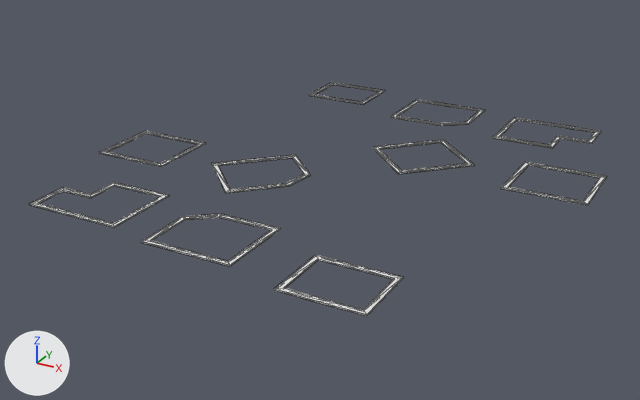
The OBJ model lobo-infinity-portal/public/assets/maps/old-quarter-20261031-r1/urban-pavements.obj as it was, and as the next commit left it.
Before and after are seen from a 50 mm lens placed at (34.5, -67.3, 29.6), pointed at (-1.3, -2.2, -2.9). Lighting does not change. The marker at lower left points along +X, +Y and +Z. The picture after the commit comes second. Mesh edges are drawn as thin lines. Materials are left out; every surface is plain grey. Where no turn or scale is listed for an object, it has been applied to the vertices.

Objects in the first picture: 'urban-pavements'.
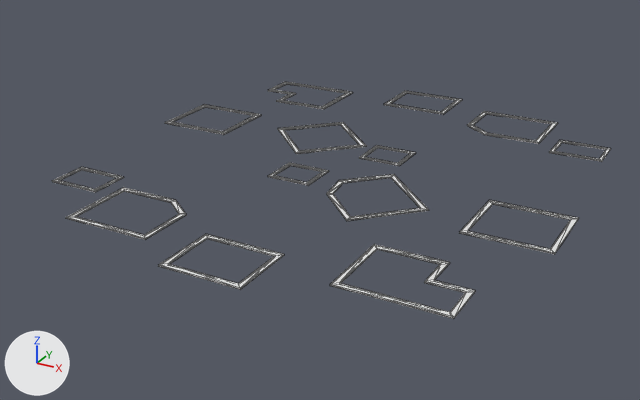
The change, as JSON lines over the scene's bpy script:
```json
{"block": "me_urban_pavements", "where": "# used by ob_urban_pavements; location = (0.0, 0.0, 0.0)"}
{"op": "remove", "block": "me_urban_pavements", "code": "me_urban_pavements.from_pydata(...)  # 606 vertices, 794 faces; spans x -21.7..21.7, y -22.9..22.9, z 0.0..0.1"}
{"op": "add", "block": "me_urban_pavements", "code": "me_urban_pavements.from_pydata(...)  # 758 vertices, 1010 faces; spans x -21.7..21.7, y -23.9..23.9, z 0.0..0.1"}
{"block": "me_urban_pavements", "change": "me_urban_pavements part 1: the loose piece of 68 vertices spanning x 9.5..18.5, y 13.5..20.5, z 0.0..0.1 is mirrored in x about the mesh origin"}
{"block": "me_urban_pavements", "change": "me_urban_pavements part 2: the loose piece of 60 vertices spanning x -21.7..-14.3, y -8.5..-1.5, z 0.0..0.1 is moved by (0.0, 10.0, 0.0)"}
{"block": "me_urban_pavements", "change": "me_urban_pavements part 3: the loose piece of 62 vertices spanning x -2.0..6.0, y 14.5..21.5, z 0.0..0.1 is mirrored in x about its middle, then moved by (8.0, -0.5, 0.0)"}
{"block": "me_urban_pavements", "change": "me_urban_pavements part 4: the loose piece of 52 vertices spanning x 6.5..13.5, y -22.9..-17.1, z 0.0..0.1 is moved by (-11.0, 41.0, 0.0)"}
{"block": "me_urban_pavements", "change": "me_urban_pavements part 5: the loose piece of 68 vertices spanning x -18.5..-9.5, y -20.5..-13.5, z 0.0..0.1 is mirrored in x about the mesh origin"}
{"block": "me_urban_pavements", "change": "me_urban_pavements part 6: the loose piece of 60 vertices spanning x 14.3..21.7, y 1.5..8.5, z 0.0..0.1 is moved by (0.0, -10.0, 0.0)"}
{"block": "me_urban_pavements", "change": "me_urban_pavements part 7: the loose piece of 62 vertices spanning x -6.0..2.0, y -21.5..-14.5, z 0.0..0.1 is mirrored in x about its middle, then moved by (-8.0, 0.5, 0.0)"}
{"block": "me_urban_pavements", "change": "me_urban_pavements part 8: the loose piece of 52 vertices spanning x -13.5..-6.5, y 17.1..22.9, z 0.0..0.1 is moved by (11.0, -41.0, 0.0)"}
{"block": "me_urban_pavements", "change": "me_urban_pavements part 9: the loose piece of 62 vertices spanning x -10.7..-1.4, y -10.7..-0.1, z 0.0..0.1 is mirrored in x about the mesh origin"}
{"block": "me_urban_pavements", "change": "me_urban_pavements part 10: the loose piece of 60 vertices spanning x 0.3..10.5, y 0.3..10.5, z 0.0..0.1 is mirrored in x about the mesh origin"}
{"block": "me_urban_pavements", "change": "me_urban_pavements part 11: a new loose piece of 40 vertices spanning x 15.6..20.5, y 12.1..15.9, z 0.0..0.1"}
{"block": "me_urban_pavements", "change": "me_urban_pavements part 12: a new loose piece of 40 vertices spanning x -20.5..-15.6, y -15.9..-12.1, z 0.0..0.1"}
{"block": "me_urban_pavements", "change": "me_urban_pavements part 13: a new loose piece of 36 vertices spanning x 0.4..4.6, y 2.2..5.8, z 0.0..0.1"}
{"block": "me_urban_pavements", "change": "me_urban_pavements part 14: a new loose piece of 36 vertices spanning x -4.6..-0.4, y -5.8..-2.2, z 0.0..0.1"}
```

Pixel boxes [x1, y1, x2, y2] of what changed, in the pictures (640 x 400 px; the box of a moved part takes in the faces that stretch with it):
```json
{"object": "urban-pavements", "change": "reshaped", "before": [29, 82, 607, 316], "after": [52, 82, 611, 319]}
{"part": 1, "of": "me_urban_pavements", "change": "moved or reshaped", "before": [493, 117, 601, 148], "after": [268, 82, 353, 109]}
{"part": 2, "of": "me_urban_pavements", "change": "moved or reshaped", "before": [99, 131, 206, 167], "after": [165, 104, 261, 135]}
{"part": 3, "of": "me_urban_pavements", "change": "moved or reshaped", "before": [391, 99, 485, 126], "after": [467, 111, 558, 144]}
{"part": 4, "of": "me_urban_pavements", "change": "moved or reshaped", "before": [274, 255, 403, 316], "after": [384, 91, 462, 114]}
{"part": 5, "of": "me_urban_pavements", "change": "moved or reshaped", "before": [29, 182, 169, 228], "after": [330, 244, 475, 319]}
{"part": 6, "of": "me_urban_pavements", "change": "moved or reshaped", "before": [501, 162, 607, 205], "after": [459, 200, 579, 254]}
{"part": 7, "of": "me_urban_pavements", "change": "moved or reshaped", "before": [141, 214, 280, 267], "after": [66, 187, 186, 240]}
{"part": 8, "of": "me_urban_pavements", "change": "moved or reshaped", "before": [308, 82, 385, 105], "after": [158, 234, 284, 290]}
{"part": 9, "of": "me_urban_pavements", "change": "moved or reshaped", "before": [211, 155, 310, 193], "after": [327, 174, 429, 221]}
{"part": 10, "of": "me_urban_pavements", "change": "moved or reshaped", "before": [373, 140, 474, 174], "after": [278, 122, 366, 154]}
{"part": 11, "of": "me_urban_pavements", "change": "added", "after": [549, 140, 611, 162]}
{"part": 12, "of": "me_urban_pavements", "change": "added", "after": [52, 167, 124, 192]}
{"part": 13, "of": "me_urban_pavements", "change": "added", "after": [359, 145, 416, 166]}
{"part": 14, "of": "me_urban_pavements", "change": "added", "after": [268, 163, 329, 186]}
```
